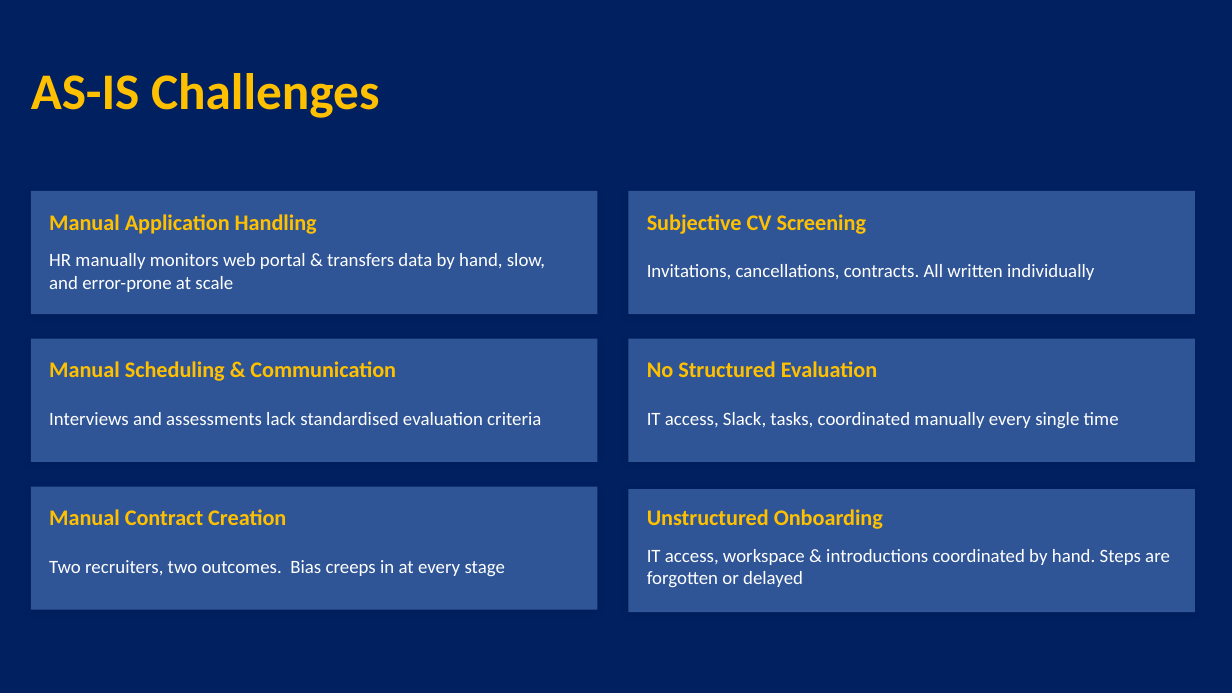
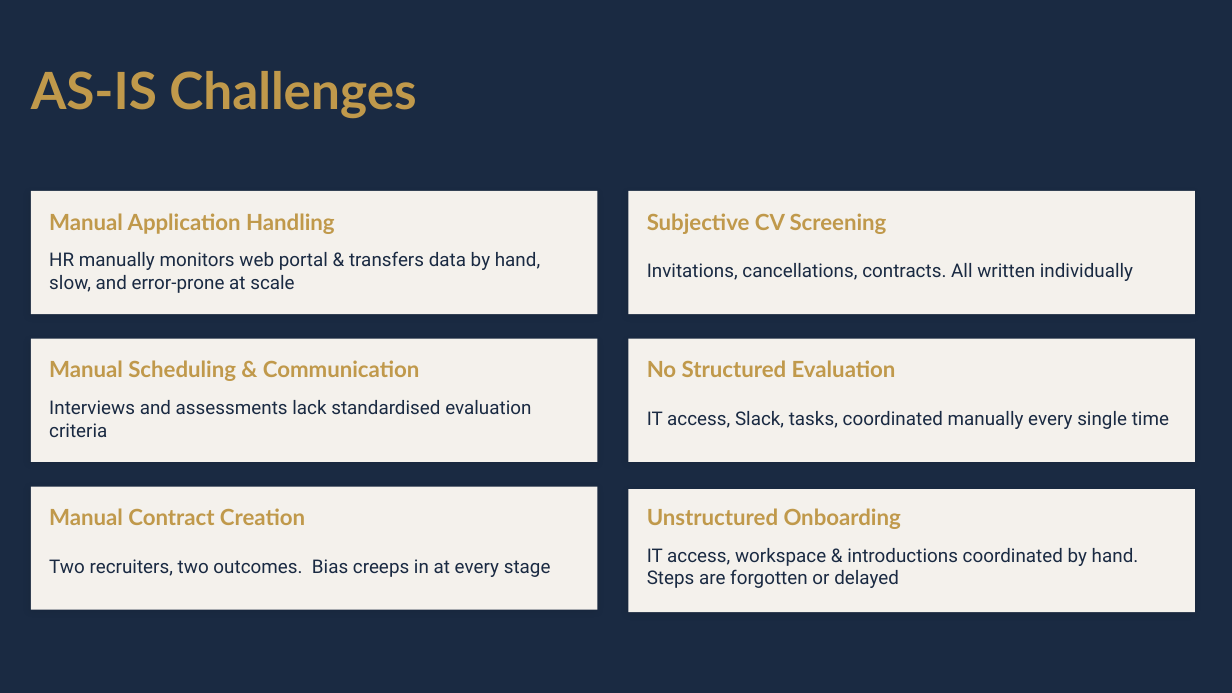
Before and after one commit to DigiBP/26SS_Tierpark_Goldau, a slide deck: slide 3 of Tierpark_Goldau_Presentation.pptx. Drawn at 1232x693 pixels with LibreOffice and Linux fonts; fonts in the diff are those of the drawing. Boxes give left, top, right and bottom in pixels: in the first picture for what was removed or moved away, otherwise in the second. Text is boxed around its words. In the diff, an @@ line names an element or a change of style, - is before the commit and + after.

```diff
--- a/Tierpark_Goldau_Presentation.pptx
+++ b/Tierpark_Goldau_Presentation.pptx
@@ background #002060 to #1A2A42 @@
@@ fill #2F5597 to #F4F1EC in 6 elements at bbox=[31, 191, 598, 314], bbox=[628, 191, 1195, 314], bbox=[31, 339, 598, 462], bbox=[628, 339, 1195, 462], bbox=[31, 487, 598, 610], bbox=[628, 489, 1195, 612] @@
@@ font Calibri to Lato, text colour #FFC000 to #C0994B in 7 elements at bbox=[31, 71, 416, 118], bbox=[49, 213, 335, 234], bbox=[647, 213, 887, 234], bbox=[49, 360, 419, 381], bbox=[647, 360, 896, 377], bbox=[49, 508, 305, 525], bbox=[647, 508, 901, 529] @@
@@ font Calibri to Roboto, text colour #FFFFFF to #1A2A42 in 6 elements at bbox=[49, 251, 540, 293], bbox=[647, 263, 1133, 281], bbox=[49, 400, 531, 437], bbox=[647, 411, 1169, 429], bbox=[49, 559, 551, 577], bbox=[647, 548, 1139, 588] @@
```
Also in this commit, not shown: 7 other slides changed.
